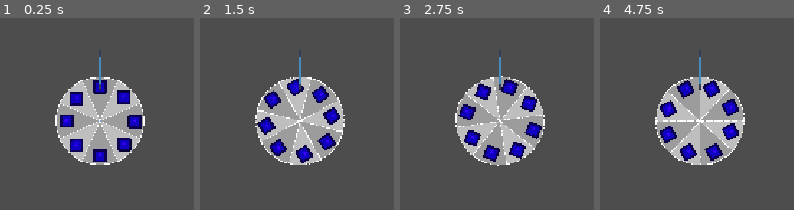
Above: before the commit, frames 1-4 (left to right).
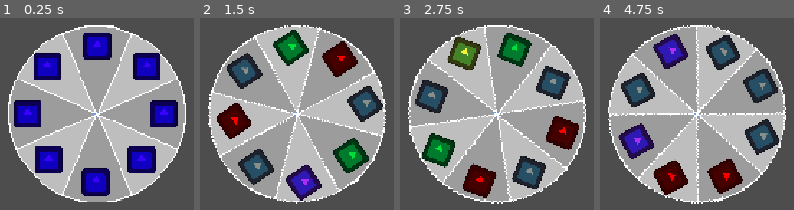
Above: after the commit, the same moments.

Repository: Pycratch/The-Very-Serious-Juniper-Dev-Game-Jam
Game: Godot game, scene res://scenes/game.tscn
Same seed, same stepped clock (60 frames per second), same inputs: the game is played once before the commit and once after it. The engine's default icon, where the game draws it, is replaced by a stand-in: a white triangle on a blue panel in a dark square.
Inputs:
- Up to frame 1 (0.25 s): no input
- Up to frame 2 (1.5 s): tap Enter at 0.5 s; tap Space (spin) at 0.6, 1.35 s
- Up to frame 3 (2.75 s): tap Space (spin) at 2.1 s
- Up to frame 4 (4.75 s): tap Space (spin) at 2.85, 3.6, 4.35 s

The runs differ from the first frame. In frame 1, 59% of the frame differs, in the area x 4-96%, y 3-96%; in frame 2, 59%; in frame 3, 59%; in frame 4, 59%, in the area x 4-96%, y 3-97%.

Commit message:
Rarity fixed

Diff:
--- a/scenes/game.tscn
+++ b/scenes/game.tscn
@@ -4,6 +4,7 @@
 [ext_resource type="Texture2D" uid="uid://d3qudjq7csx16" path="res://assets/WheelspinFull.png" id="1_lnu2h"]
 [ext_resource type="Script" uid="uid://j7qe4pxmbqec" path="res://scripts/wheelspin.gd" id="2_iywne"]
 [ext_resource type="Texture2D" uid="uid://bxog1jit3v6og" path="res://icon.svg" id="2_lbhrr"]
+[ext_resource type="Script" uid="uid://btes2x6ydtnd5" path="res://scripts/wedgescript.gd" id="4_iywne"]
 
 [sub_resource type="GDScript" id="GDScript_lnu2h"]
 script/source = "extends Sprite2D
@@ -19,19 +20,18 @@
 	global_rotation = 0
 "
 
-[sub_resource type="RectangleShape2D" id="RectangleShape2D_spe2m"]
-size = Vector2(4, 54)
-
 [node name="game" type="Node2D" unique_id=121537232]
 script = ExtResource("1_lbhrr")
 
 [node name="Wheelspin" type="Sprite2D" parent="." unique_id=1243129848]
+position = Vector2(-2, -5)
 texture = ExtResource("1_lnu2h")
 script = ExtResource("2_iywne")
 
 [node name="1" type="Area2D" parent="Wheelspin" unique_id=786102552]
 position = Vector2(0, -49)
-scale = Vector2(0.25, 0.25)
+scale = Vector2(0.24999999, 0.24999999)
+script = ExtResource("4_iywne")
 
 [node name="CollisionPolygon2D" type="CollisionPolygon2D" parent="Wheelspin/1" unique_id=896023653]
 polygon = PackedVector2Array(-100, -36, -76, 28, 76, 24, 100, -36, 0, -60)
@@ -42,106 +42,113 @@
 texture = ExtResource("2_lbhrr")
 script = SubResource("GDScript_lnu2h")
 
-[node name="2" type="Area2D" parent="Wheelspin" unique_id=554680853]
-position = Vector2(-34, -32)
-scale = Vector2(0.25, 0.25)
+[node name="2" type="Area2D" parent="Wheelspin" unique_id=1842723569]
+position = Vector2(-36, -34)
+scale = Vector2(0.24999999, 0.24999999)
+script = ExtResource("4_iywne")
 
-[node name="CollisionPolygon2D" type="CollisionPolygon2D" parent="Wheelspin/2" unique_id=1137436483]
-polygon = PackedVector2Array(-96, 28, -40, 52, 60, -40, 36, -104, -40, -56)
+[node name="CollisionPolygon2D" type="CollisionPolygon2D" parent="Wheelspin/2" unique_id=1040121020]
+scale = Vector2(0.99999994, 0.99999994)
+polygon = PackedVector2Array(-88.000015, 36, -24, 60.000008, 68.00001, -32, 44, -96.000015, -36, -44)
 
 [node name="Tires" type="Sprite2D" parent="Wheelspin/2" unique_id=1165236860]
 modulate = Color(0.22745098, 0, 1, 1)
+scale = Vector2(0.62499994, 0.62499994)
+texture = ExtResource("2_lbhrr")
+script = SubResource("GDScript_lnu2h")
+
+[node name="3" type="Area2D" parent="Wheelspin" unique_id=1791385889]
+position = Vector2(-50, 5.9604645e-08)
+scale = Vector2(0.24999999, 0.24999999)
+script = ExtResource("4_iywne")
+
+[node name="CollisionPolygon2D" type="CollisionPolygon2D" parent="Wheelspin/3" unique_id=1142216417]
+polygon = PackedVector2Array(-36, 104, 28, 76, 32, -76, -32, -100, -56, -2.3841858e-07)
+
+[node name="Exhaust" type="Sprite2D" parent="Wheelspin/3" unique_id=35436924]
+modulate = Color(0.22745098, 0, 1, 1)
+position = Vector2(9.536743e-07, -2.3841858e-07)
 scale = Vector2(0.625, 0.625)
 texture = ExtResource("2_lbhrr")
 script = SubResource("GDScript_lnu2h")
 
-[node name="3" type="Area2D" parent="Wheelspin" unique_id=1451454471]
-position = Vector2(-48, 0)
-scale = Vector2(0.25, 0.25)
+[node name="4" type="Area2D" parent="Wheelspin" unique_id=440513882]
+position = Vector2(-35, 33)
+scale = Vector2(0.24999999, 0.24999999)
+script = ExtResource("4_iywne")
 
-[node name="CollisionPolygon2D" type="CollisionPolygon2D" parent="Wheelspin/3" unique_id=254050988]
-polygon = PackedVector2Array(-40, 100, 28, 68, 16, -76, -40, -100, -64, 0)
+[node name="CollisionPolygon2D" type="CollisionPolygon2D" parent="Wheelspin/4" unique_id=1270365666]
+polygon = PackedVector2Array(-96, -28, -40, 48, 40, 104, 72, 24, -32, -56)
 
-[node name="Exhaust" type="Sprite2D" parent="Wheelspin/3" unique_id=35436924]
+[node name="Aerodynamics" type="Sprite2D" parent="Wheelspin/4" unique_id=1568115254]
 modulate = Color(0.22745098, 0, 1, 1)
+position = Vector2(4.76839e-07, 0)
 scale = Vector2(0.625, 0.625)
 texture = ExtResource("2_lbhrr")
 script = SubResource("GDScript_lnu2h")
 
-[node name="4" type="Area2D" parent="Wheelspin" unique_id=744391276]
-position = Vector2(-34, 35)
-scale = Vector2(0.25, 0.25)
+[node name="5" type="Area2D" parent="Wheelspin" unique_id=1613544246]
+position = Vector2(-0.99999994, 48.999992)
+scale = Vector2(0.24999999, 0.24999999)
+script = ExtResource("4_iywne")
 
-[node name="CollisionPolygon2D" type="CollisionPolygon2D" parent="Wheelspin/4" unique_id=45086515]
-polygon = PackedVector2Array(36, 96, 64, 24, -28, -72, -96, -40, -48, 40)
+[node name="CollisionPolygon2D" type="CollisionPolygon2D" parent="Wheelspin/5" unique_id=1642995228]
+polygon = PackedVector2Array(-96, 40.00003, 4, 60.00003, 104, 40.00003, 72, -39.99997, -64, -39.99997)
 
-[node name="Aerodynamics" type="Sprite2D" parent="Wheelspin/4" unique_id=1568115254]
+[node name="Brakes" type="Sprite2D" parent="Wheelspin/5" unique_id=186183083]
 modulate = Color(0.22745098, 0, 1, 1)
+position = Vector2(0, -3.0517578e-05)
+scale = Vector2(0.62499994, 0.62499994)
+texture = ExtResource("2_lbhrr")
+script = SubResource("GDScript_lnu2h")
+
+[node name="6" type="Area2D" parent="Wheelspin" unique_id=1670374246]
+position = Vector2(32, 33)
+scale = Vector2(0.24999999, 0.24999999)
+script = ExtResource("4_iywne")
+
+[node name="CollisionPolygon2D" type="CollisionPolygon2D" parent="Wheelspin/6" unique_id=1395823192]
+polygon = PackedVector2Array(-28, 104, 60, 44, 104, -28, 40, -56, -60, 24)
+
+[node name="Supercharger" type="Sprite2D" parent="Wheelspin/6" unique_id=5714275]
+modulate = Color(0.22745098, 0, 1, 1)
+position = Vector2(1.5258789e-05, 0)
 scale = Vector2(0.625, 0.625)
 texture = ExtResource("2_lbhrr")
 script = SubResource("GDScript_lnu2h")
 
-[node name="5" type="Area2D" parent="Wheelspin" unique_id=1261516716]
-position = Vector2(0, 50)
-scale = Vector2(0.25, 0.25)
+[node name="7" type="Area2D" parent="Wheelspin" unique_id=1840207046]
+position = Vector2(48, 4.7683716e-07)
+scale = Vector2(0.24999999, 0.24999999)
+script = ExtResource("4_iywne")
 
-[node name="CollisionPolygon2D" type="CollisionPolygon2D" parent="Wheelspin/5" unique_id=442833833]
-polygon = PackedVector2Array(96, 36, 72, -36, -72, -36, -100, 36, 0, 56)
+[node name="CollisionPolygon2D" type="CollisionPolygon2D" parent="Wheelspin/7" unique_id=247669588]
+polygon = PackedVector2Array(-24, -72, -24, 76, 40, 104, 64, -1.9073486e-06, 40, -100)
 
-[node name="Brakes" type="Sprite2D" parent="Wheelspin/5" unique_id=186183083]
+[node name="Transmission" type="Sprite2D" parent="Wheelspin/7" unique_id=620401137]
 modulate = Color(0.22745098, 0, 1, 1)
-scale = Vector2(0.625, 0.625)
+scale = Vector2(0.62499994, 0.62499994)
 texture = ExtResource("2_lbhrr")
 script = SubResource("GDScript_lnu2h")
 
-[node name="6" type="Area2D" parent="Wheelspin" unique_id=1370852745]
-position = Vector2(35, 34)
-scale = Vector2(0.25, 0.25)
+[node name="8" type="Area2D" parent="Wheelspin" unique_id=1771136415]
+position = Vector2(35.999996, -34)
+scale = Vector2(0.24999999, 0.24999999)
+script = ExtResource("4_iywne")
 
-[node name="CollisionPolygon2D" type="CollisionPolygon2D" parent="Wheelspin/6" unique_id=1854454015]
-polygon = PackedVector2Array(92, -36, 32, -60, -68, 28, -44, 100, 44, 44)
-
-[node name="Supercharger" type="Sprite2D" parent="Wheelspin/6" unique_id=5714275]
-modulate = Color(0.22745098, 0, 1, 1)
-scale = Vector2(0.625, 0.625)
-texture = ExtResource("2_lbhrr")
-script = SubResource("GDScript_lnu2h")
-
-[node name="7" type="Area2D" parent="Wheelspin" unique_id=1804568670]
-position = Vector2(50, 1)
-scale = Vector2(0.25, 0.25)
-
-[node name="CollisionPolygon2D" type="CollisionPolygon2D" parent="Wheelspin/7" unique_id=410771294]
-polygon = PackedVector2Array(36, -104, -24, -80, -28, 72, 32, 96, 56, -4)
-
-[node name="Transmission" type="Sprite2D" parent="Wheelspin/7" unique_id=620401137]
-modulate = Color(0.22745098, 0, 1, 1)
-scale = Vector2(0.625, 0.625)
-texture = ExtResource("2_lbhrr")
-script = SubResource("GDScript_lnu2h")
-
-[node name="8" type="Area2D" parent="Wheelspin" unique_id=1483953444]
-position = Vector2(34, -34)
-scale = Vector2(0.25, 0.25)
-
-[node name="CollisionPolygon2D" type="CollisionPolygon2D" parent="Wheelspin/8" unique_id=1434196838]
-polygon = PackedVector2Array(-36, -96, -60, -36, 40, 60, 100, 36, 48, -44)
+[node name="CollisionPolygon2D" type="CollisionPolygon2D" parent="Wheelspin/8" unique_id=1324725390]
+polygon = PackedVector2Array(-43.999985, -96, -67.999985, -36, 24.000015, 64, 88.000015, 36, 40.000015, -40)
 
 [node name="Suspension" type="Sprite2D" parent="Wheelspin/8" unique_id=1205868276]
 modulate = Color(0.22745098, 0, 1, 1)
+position = Vector2(1.5258789e-05, -7.6293945e-06)
 scale = Vector2(0.625, 0.625)
 texture = ExtResource("2_lbhrr")
 script = SubResource("GDScript_lnu2h")
 
 [node name="Camera2D" type="Camera2D" parent="." unique_id=1855814309]
+zoom = Vector2(2, 2)
 
-[node name="Pointer" type="Area2D" parent="." unique_id=24472481]
-position = Vector2(0, -74)
-rotation = 3.1415927
-scale = Vector2(0.046, -0.46)
-
-[node name="CollisionShape2D" type="CollisionShape2D" parent="Pointer" unique_id=1384835798]
-shape = SubResource("RectangleShape2D_spe2m")
-
-[node name="PointerSprite" type="Sprite2D" parent="Pointer" unique_id=1584350589]
-texture = ExtResource("2_lbhrr")
+[node name="Pointer" type="RayCast2D" parent="." unique_id=1182352889]
+position = Vector2(0, -107)
+collide_with_areas = true
--- /dev/null
+++ b/scripts/wedgescript.gd
@@ -0,0 +1,29 @@
+extends Area2D
+
+var rolled_rarity : String
+
+const COLOR_TINT = {
+	"Common" : Color(0.536, 0.562, 0.535, 1.0),
+	"Rare" : Color(0.0, 0.871, 0.235, 1.0),
+	"Epic": Color(0.668, 0.182, 0.95, 1.0),
+	"Mythic": Color(0.976, 0.0, 0.0, 1.0),
+	"Legendary": Color(0.976, 0.937, 0.216, 1.0)
+}
+
+# Called when the node enters the scene tree for the first time.
+func _ready() -> void:
+	pass
+
+
+# Called every frame. 'delta' is the elapsed time since the previous frame.
+func _process(delta: float) -> void:
+	pass
+
+func give_rarity_tint():
+	var prize = get_child(1)
+	if prize:
+		prize.modulate = COLOR_TINT.get(rolled_rarity, Color(1,1,1))
+
+func roll_rarity():
+	rolled_rarity = get_parent().give_rarity("", "")
+	give_rarity_tint()
--- a/scripts/wheelspin.gd
+++ b/scripts/wheelspin.gd
@@ -170,39 +170,46 @@
 
 # Called every frame. 'delta' is the elapsed time since the previous frame.
 func _process(delta: float) -> void:
-	var easeOutQuadtween = create_tween()
-	easeOutQuadtween.set_trans(Tween.TRANS_CIRC)
-	easeOutQuadtween.set_ease(Tween.EASE_OUT)
 	if Input.is_action_just_pressed("spin"):
+		var easeOutQuadtween = create_tween()
+		easeOutQuadtween.set_trans(Tween.TRANS_CIRC)
+		easeOutQuadtween.set_ease(Tween.EASE_OUT)
+
+		for child in get_children():
+			child.roll_rarity()
 		var spin_timer = randf_range(min_spin_timer, max_spin_timer)
 		easeOutQuadtween.tween_property(self, "global_rotation", randi() % 70 + 40, spin_timer)
 		await get_tree().create_timer(spin_timer).timeout
-		for body in Pointer.get_overlapping_areas():
-			var prize = body.get_child(1).name
-			if prize not in prizes:
-				return
-			roll_prize(prize)
-
-
-func roll_prize(prize):
-	print(prize)
+		var body = Pointer.get_collider()
+		if not body:
+			return
+		var prize = body.get_child(1).name
+		var rarity = body.rolled_rarity
+		roll_prize(prize, rarity)
+
+
+func roll_prize(prize, rarity):
 	var prize_list = prizes.get(prize)
 	if prize_list:
 		final_prize = prize_list.pick_random()
-		give_rarity(final_prize)
-
-
-func give_rarity(prize):
-	var rolled_rarity : int
+		give_rarity(final_prize, rarity)
+
+
+func give_rarity(prize, manualrarity):
+	if manualrarity != "":
+		print(manualrarity + " " + prize)
+		return manualrarity
+
+	var first_rolled_rarity : float
 	var total_weight : int = 0
 	for rarity in rarities:
 		total_weight += rarity["weight"]
 
 	var roll = randf_range(0, total_weight)
 	for rarity in rarities:
-		rolled_rarity += rarity["weight"]
-		if roll < rolled_rarity:
-			print(rarity["name"]+ " " + prize)
+		first_rolled_rarity += rarity["weight"]
+		if roll < first_rolled_rarity:
+			#print(rarity["name"] + " " + prize)
 			return rarity["name"]
 
 	print("fallback")
Not shown, added: scripts/wedgescript.gd.uid
